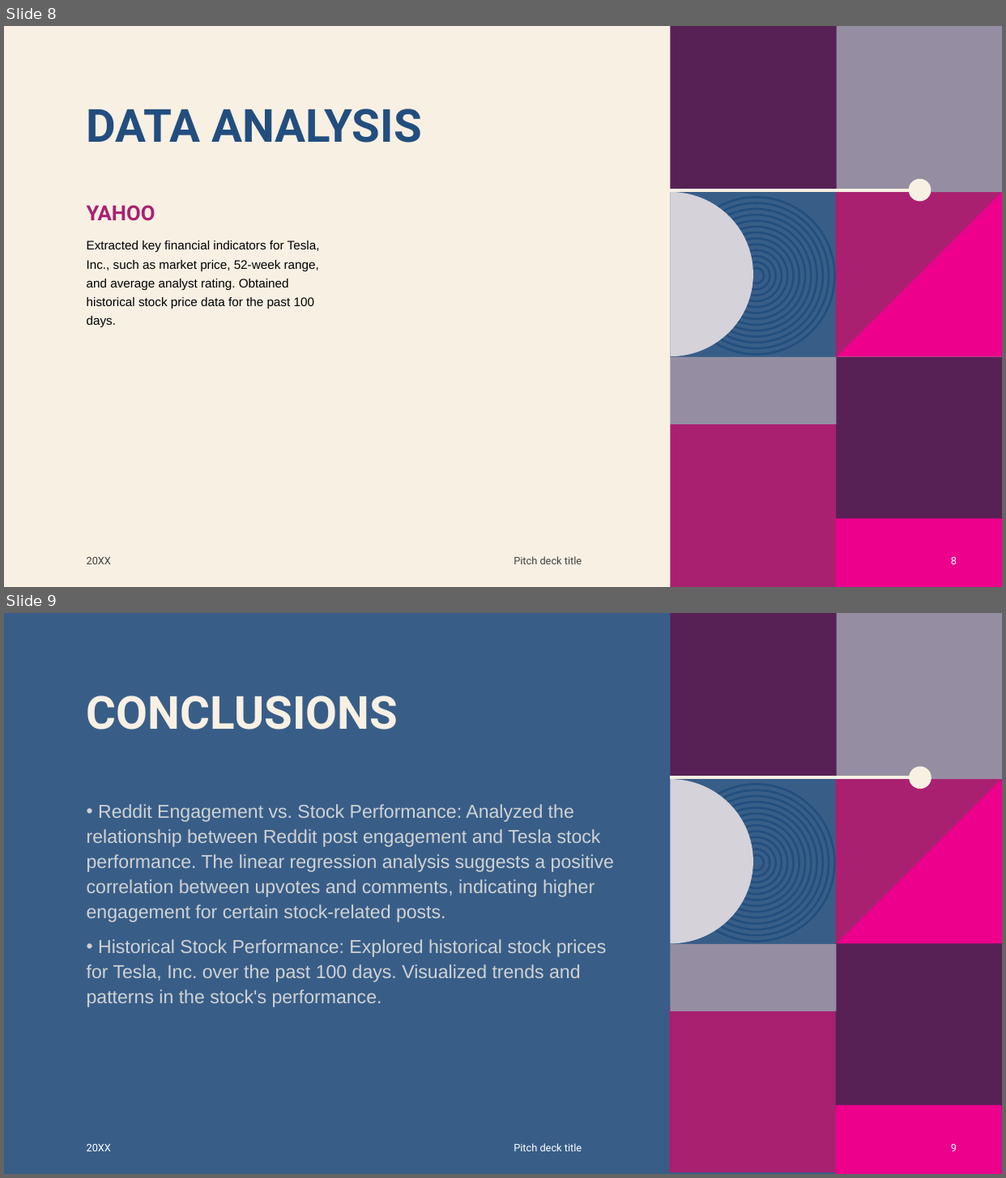
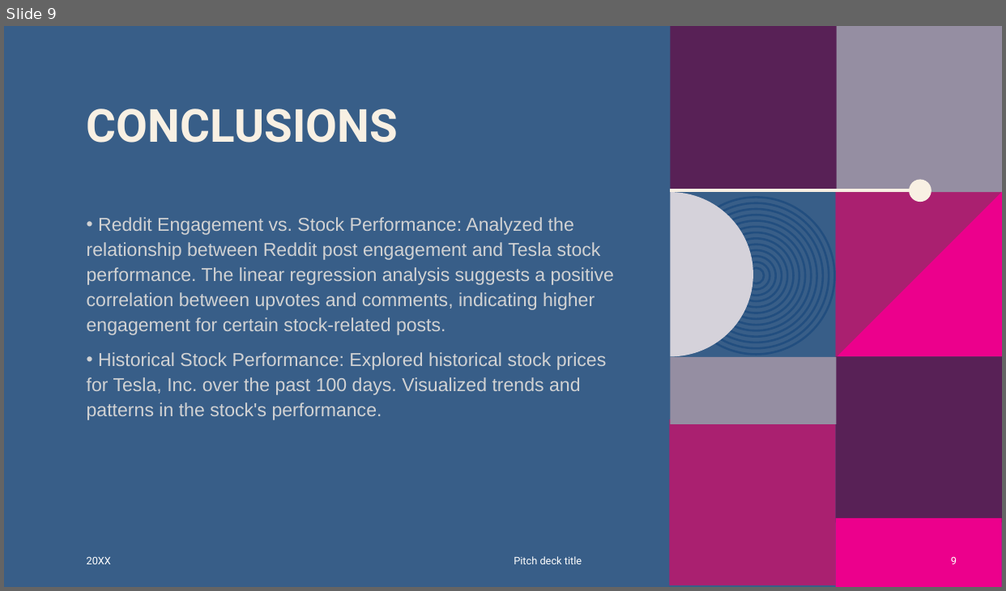
Before and after one commit to AprilHolmes7825/Project_1, a slide deck: Reddit Yahoo Finance Presentation.pptx. Shown one above the other, each under a label of ours: slides 8 and 9 before the commit, slide 9 after it. The pictures are 1006x1178 and 1006x591 pixels, drawn with LibreOffice and Linux fonts; fonts in the diff are those of the drawing; background and template pictures are left out. Boxes give left, top, right and bottom in pixels: in the first picture for what was removed or moved away, otherwise in the second. Text is boxed around its words. In the diff, an @@ line names an element or a change of style, - is before the commit and + after.

Commit message:
Added data analysis slides

```diff
--- a/Reddit Yahoo Finance Presentation.pptx
+++ b/Reddit Yahoo Finance Presentation.pptx
@@ slide 8 removed at [4,26,1002,587], background #F8F0E3; not listed: 20 template elements that a slide beside it also shows @@
@@ title removed at [87,109,422,143] @@
-DATA ANALYSIS
@@ group removed at [667,179,1002,587]: 3 rectangles, 1 line, 1 ellipse @@
@@ text removed at [87,205,155,221] @@
-YAHOO
@@ text removed at [87,241,320,327] @@
-Extracted key financial indicators for Tesla, Inc., such as market price, 52-week range, and average analyst rating. Obtained historical stock price data for the past 100 days.
@@ text removed at [87,557,111,565] @@
-20XX
@@ text removed at [513,557,582,565] @@
-Pitch deck title
@@ page number removed at [951,557,957,565] @@
-8
```
Also in this commit, not shown: 1 slide changed, 1 slide added.
